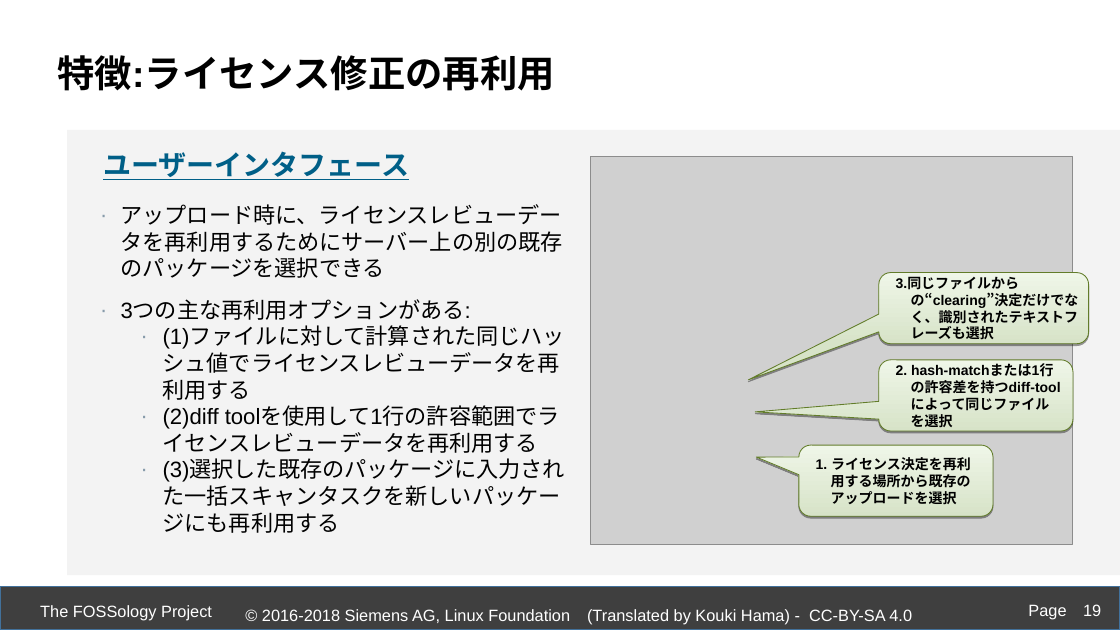
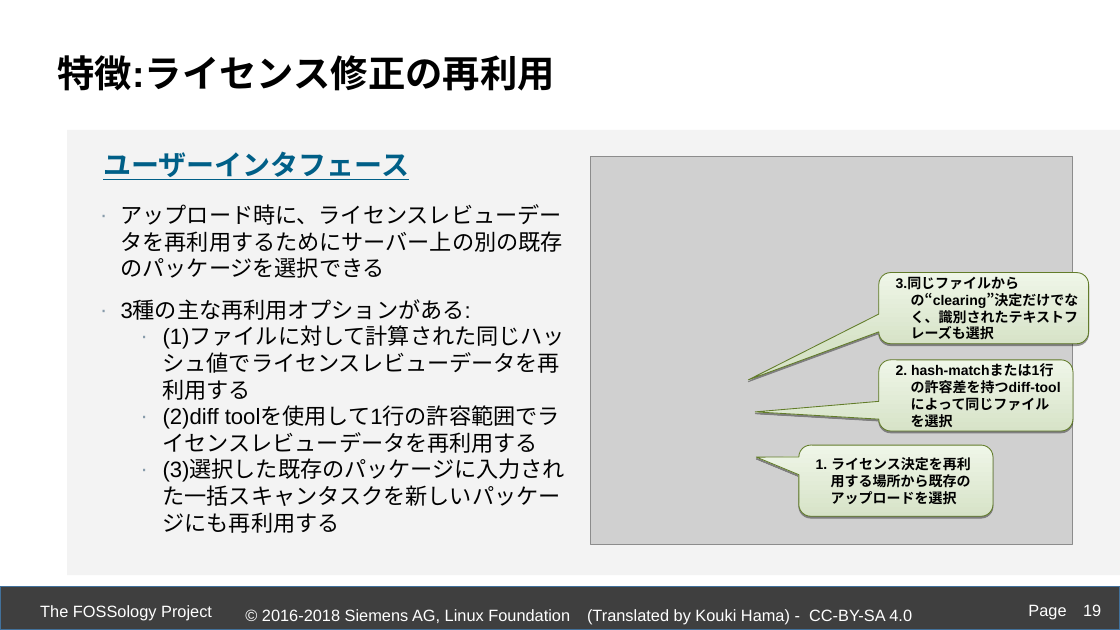
Before and after one commit to fossology/FOSSologySlides, a slide deck: slide 19 of Module-D-JPN-Acceleration-Features.pptx. Drawn at 1120x630 pixels with LibreOffice and Linux fonts; fonts in the diff are those of the drawing; grey boxes stand for pictures; background and template pictures are left out. Boxes give left, top, right and bottom in pixels: in the first picture for what was removed or moved away, otherwise in the second. Text is boxed around its words. In the diff, an @@ line names an element or a change of style, - is before the commit and + after.

```diff
--- a/Module-D-JPN-Acceleration-Features.pptx
+++ b/Module-D-JPN-Acceleration-Features.pptx
@@ text at (x1=121, y1=300, x2=471, y2=320): text changed @@
-  ∙ 3つの主な再利用オプションがある:
+  ∙ 3種の主な再利用オプションがある:
```
Also in this commit, not shown: 11 other slides changed, 4 other files.
